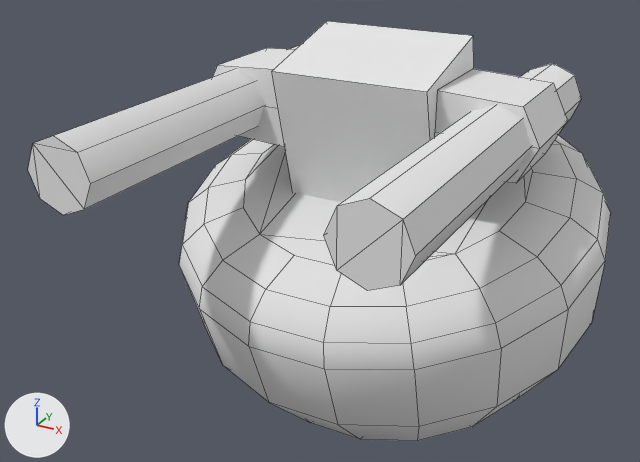
The OBJ model models/InterD/player_turret.obj as it was, and as the next commit left it.
Rendered twice from a 50 mm camera at (42.9, -96.7, 28.7) aimed at (-5.5, -8.8, -15.2). Lighting does not change. The marker at lower left points along +X, +Y and +Z. Mesh edges are drawn as thin lines. Where no turn or scale is listed for an object, it has been applied to the vertices.

Objects in the first picture: 'player_turret'.
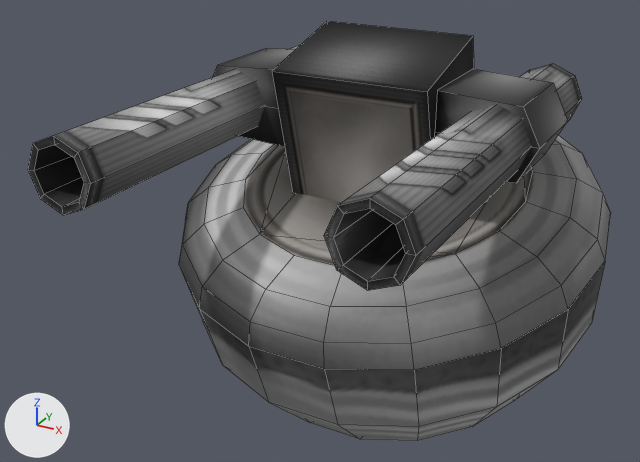
Pixel boxes [x1, y1, x2, y2] of what changed, in the pictures (640 x 462 px):
part 1 of me_player_turret, built on: [28, 136, 416, 291] in both
part 2 of me_player_turret, recoloured (white to grey): [43, 21, 611, 441] in both

What the commit changed:
Picture 'turret.jpg' (img_turret_jpg) is new.
Material '23___Default' (mat_23___default) is new.
Its texture is img_turret_jpg.
Its roughness is 1.0.
me_player_turret is used by ob_player_turret; location (0.0, 0.0, 0.0).
me_player_turret had 190 vertices, 186 faces and spanned x -27.2..27.2, y -40.2..27.0, z -42.3..8.6.
me_player_turret now has 222 vertices, 217 faces and spans x -27.2..27.2, y -40.2..27.0, z -42.3..8.6.
Part 1, on me_player_turret:
17 faces are deleted.
32 vertices are added at x -19.2..19.2, y -40.2..-19.3, z -3.0..3.2.
48 new faces join them.
me_player_turret part 2: 169 faces spanning x -27.2..27.2, y -40.2..27.0, z -42.3..8.6 switch from mat_wire_227153153 (white #e7e7e7) to mat_23___default (picture img_turret_jpg).
